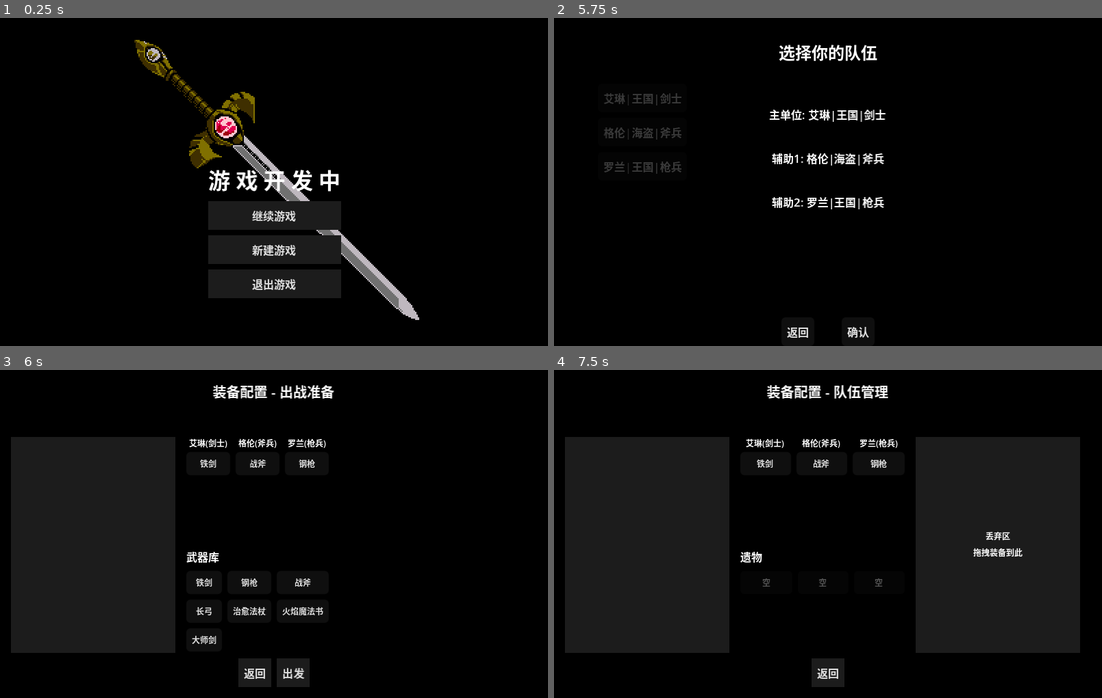
Above: before the commit, frames 1-4 (two rows, left to right).
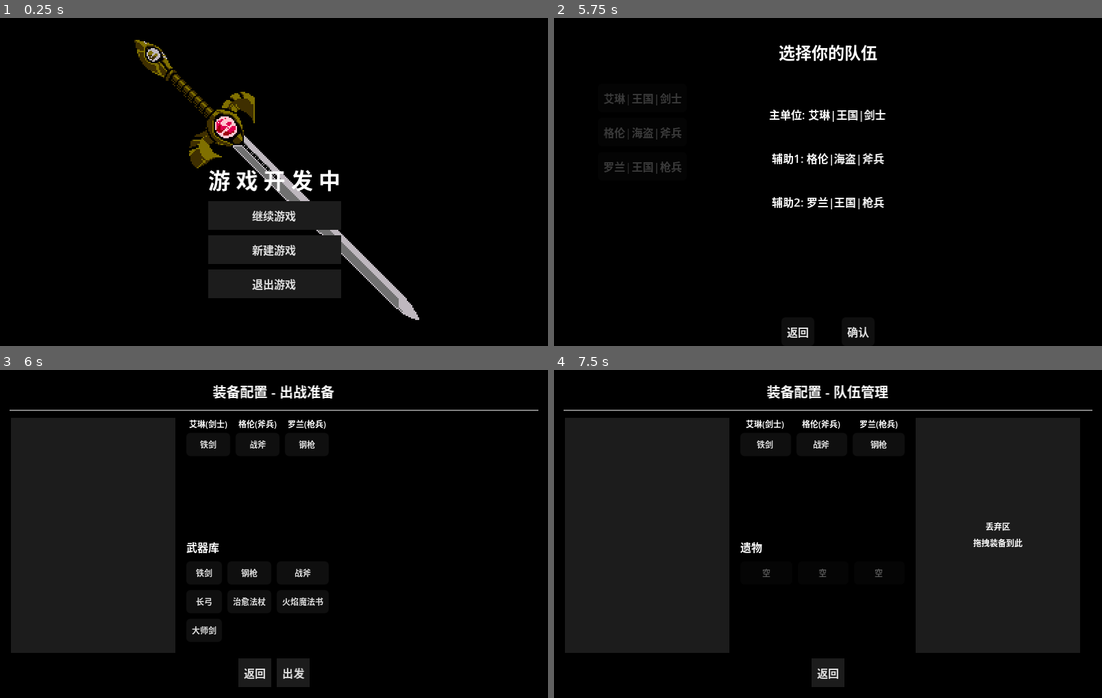
Above: after the commit, the same moments.

Repository: ZhuXilin/Dev_Project_260730
Game: Godot game, scene res://content/scenes/ui/MainMenu.tscn
Same seed, same stepped clock (60 frames per second), same inputs: the game is played once before the commit and once after it. Sound files missing from this copy of the repository are replaced by a short silence.
Inputs:
- Up to frame 1 (0.25 s): no input
- Up to frame 2 (5.75 s): click "继续游戏" at 0.5 s; click "新建游戏" at 1.25 s; click "新游戏" at 2 s; click "出战" at 2.75 s; click "艾琳|王国|剑士" at 3.5 s; click "格伦|海盗|斧兵" at 4.25 s; click "罗兰|王国|枪兵" at 5 s
- Up to frame 3 (6 s): click "确认" at 5.75 s
- Up to frame 4 (7.5 s): click "出发" at 6.5 s; click "装备配置" at 7.25 s

Frames 1-2 are identical in both runs. In frame 3, 4.3% of the frame differs, in the area x 1-99%, y 12-84%; in frame 4, 5.6%, in the area x 1-99%, y 12-67%.

Commit message:
Optimized code

Diff:
--- a/content/scenes/ui/EquipmentConfig.tscn
+++ b/content/scenes/ui/EquipmentConfig.tscn
@@ -42,20 +42,9 @@
 text = "装备配置 - 出战准备"
 horizontal_alignment = 1
 
-[node name="RewardResourceBar" type="HBoxContainer" parent="MainPanel/VBoxContainer" unique_id=1134242702]
+[node name="RewardItemBar" type="HSeparator" parent="MainPanel/VBoxContainer" unique_id=66676104]
 layout_mode = 2
-size_flags_vertical = 0
-
-[node name="RewardResourceLabel" type="Label" parent="MainPanel/VBoxContainer/RewardResourceBar" unique_id=622457575]
-layout_mode = 2
-size_flags_horizontal = 6
-theme_override_font_sizes/font_size = 10
-horizontal_alignment = 1
-
-[node name="RewardItemBar" type="HBoxContainer" parent="MainPanel/VBoxContainer" unique_id=2030776582]
-layout_mode = 2
-size_flags_horizontal = 4
-size_flags_vertical = 0
+size_flags_vertical = 4
 
 [node name="MainHBox" type="HBoxContainer" parent="MainPanel/VBoxContainer" unique_id=196389867]
 layout_mode = 2
--- a/function/script/EquipmentConfig.gd
+++ b/function/script/EquipmentConfig.gd
@@ -27,11 +27,6 @@
 @onready var library_container = $VBoxContainer/MainHBox/VBoxContainer/LibraryContainer
 @onready var relic_container = $VBoxContainer/MainHBox/VBoxContainer/RelicContainer
 @onready var discard_zone = $VBoxContainer/MainHBox/DiscardZone
-
-# ---- 以下节点在场景中存在但本脚本不再使用，保留引用以防止报错 ----
-@onready var _reward_resource_label = $VBoxContainer/RewardResourceBar/RewardResourceLabel
-@onready var _reward_item_bar = $VBoxContainer/RewardItemBar
-
 
 # ============================================================
 #  初始化
